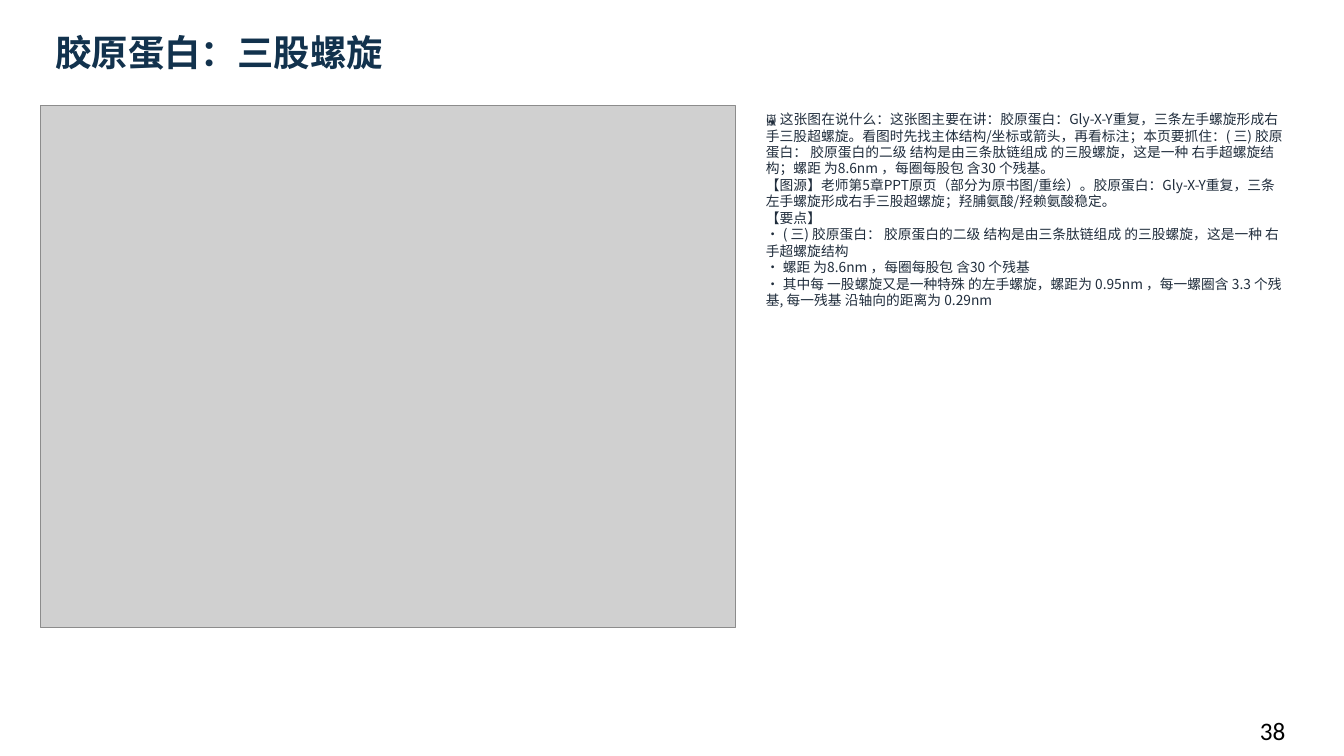
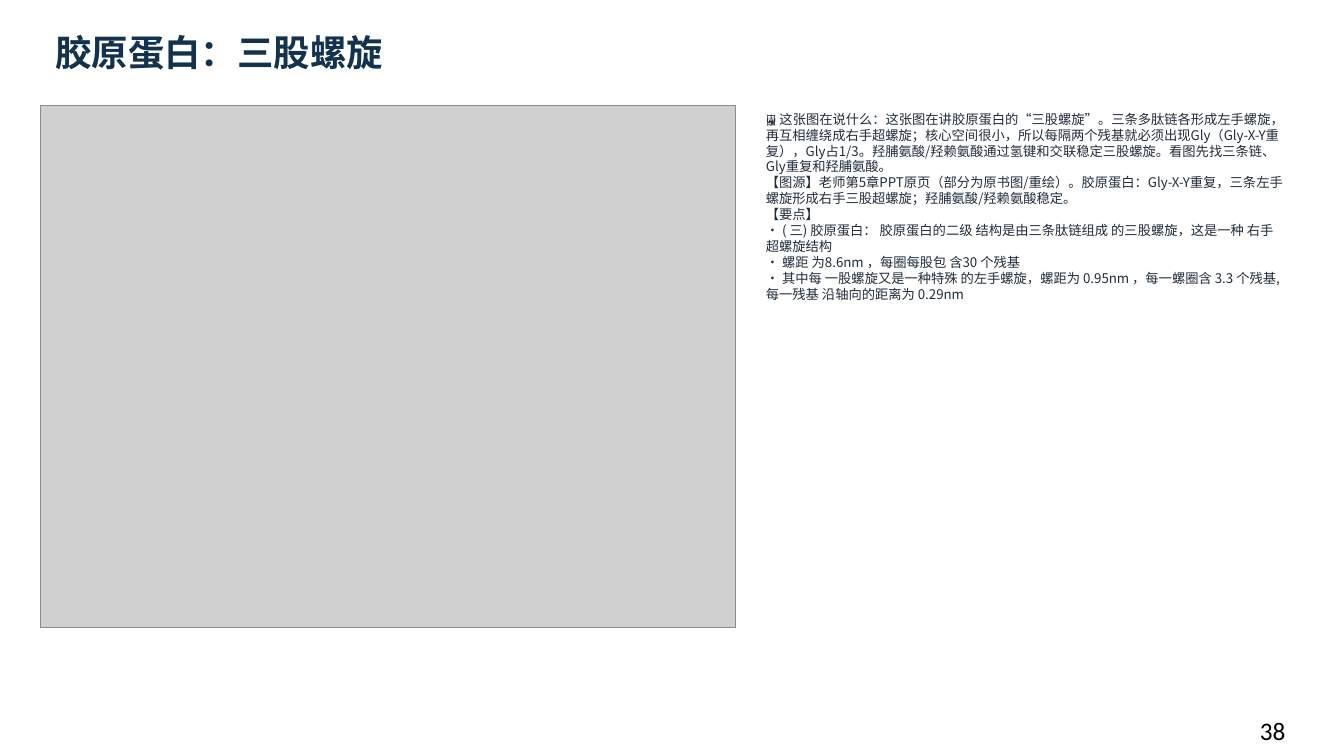
Before and after one commit to newkan-li/Biochemistry, a slide deck: slide 38 of downloads/bc03-ai-style.pptx. Drawn at 1344x756 pixels with LibreOffice and Linux fonts; fonts in the diff are those of the drawing; grey boxes stand for pictures. Boxes give left, top, right and bottom in pixels: in the first picture for what was removed or moved away, otherwise in the second. Text is boxed around its words. In the diff, an @@ line names an element or a change of style, - is before the commit and + after.

```diff
--- a/downloads/bc03-ai-style.pptx
+++ b/downloads/bc03-ai-style.pptx
@@ text at (x1=766, y1=113, x2=1283, y2=300): text changed; size 9.8 to 9.5 pt @@
-🖼 这张图在说什么：这张图主要在讲：胶原蛋白：Gly-X-Y重复，三条左手螺旋形成右手三股超螺旋。看图时先找主体结构/坐标或箭头，再看标注；本页要抓住：( 三) 胶原蛋白： 胶原蛋白的二级 结构是由三条肽链组成 的三股螺旋，这是一种 右手超螺旋结构；螺距 为8.6nm ，每圈每股包 含30 个残基。
-【图源】老师第5章PPT原页（部分为原书图/重绘）。胶原蛋白：Gly-X-Y重复，三条左手螺旋形成右手三股超螺旋；羟脯氨酸/羟赖氨酸稳定。
-【要点】
-• ( 三) 胶原蛋白： 胶原蛋白的二级 结构是由三条肽链组成 的三股螺旋，这是一种 右手超螺旋结构
-• 螺距 为8.6nm ，每圈每股包 含30 个残基
-• 其中每 一股螺旋又是一种特殊 的左手螺旋，螺距为 0.95nm ，每一螺圈含 3.3 个残基, 每一残基 沿轴向的距离为 0.29nm
+🖼 这张图在说什么：这张图在讲胶原蛋白的“三股螺旋”。三条多肽链各形成左手螺旋，再互相缠绕成右手超螺旋；核心空间很小，所以每隔两个残基就必须出现Gly（Gly-X-Y重复），Gly占1/3。羟脯氨酸/羟赖氨酸通过氢键和交联稳定三股螺旋。看图先找三条链、Gly重复和羟脯氨酸。
+【图源】老师第5章PPT原页（部分为原书图/重绘）。胶原蛋白：Gly-X-Y重复，三条左手螺旋形成右手三股超螺旋；羟脯氨酸/羟赖氨酸稳定。
+【要点】
+• ( 三) 胶原蛋白： 胶原蛋白的二级 结构是由三条肽链组成 的三股螺旋，这是一种 右手超螺旋结构
+• 螺距 为8.6nm ，每圈每股包 含30 个残基
+• 其中每 一股螺旋又是一种特殊 的左手螺旋，螺距为 0.95nm ，每一螺圈含 3.3 个残基, 每一残基 沿轴向的距离为 0.29nm
```
Also in this commit, not shown: 57 other slides changed, 5 other files.
